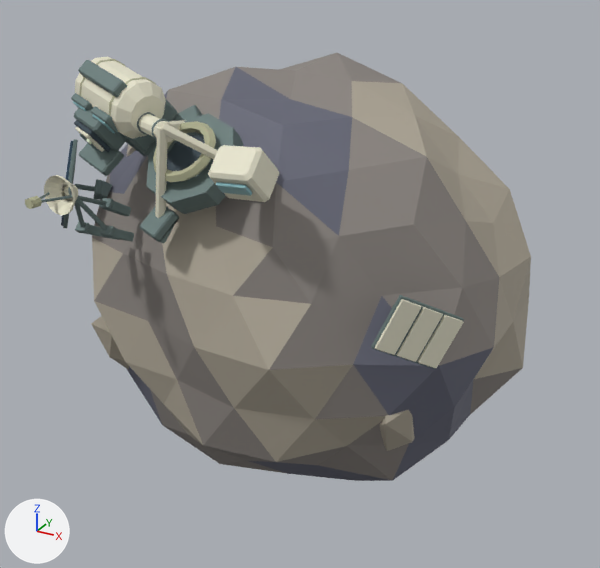
The glTF model apps/web/public/assets/blender/v1/s3/asteroids.glb as it was, and as the next commit left it.
Rendered twice from a 50 mm lens placed at (1.17, -2.1, 1.02), pointed at (0.01, 0.0, -0.03). The lights are fixed; the arrows at lower left show +X, +Y and +Z. The first picture is the older version. Where no turn or scale is listed for an object, it has been applied to the vertices. Vertices at exactly the same position are counted once.

Objects in the first picture: 'S3_asteroids • modeled surfaces'.
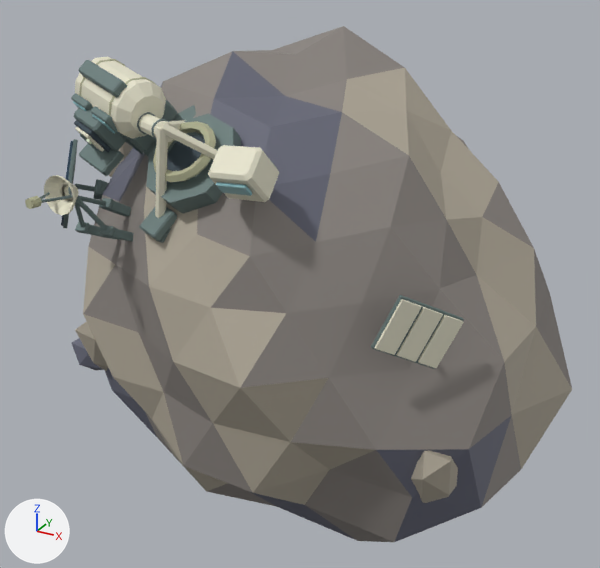
Where the newer file only moved an object's origin or applied its transform, the numbers keep the older frame.

Diff of the bpy script that builds the scene:
```diff
--- a/apps/web/public/assets/blender/v1/s3/asteroids.glb.py
+++ b/apps/web/public/assets/blender/v1/s3/asteroids.glb.py
@@ me_s3_asteroids_cleaved_companion_fragment_mesh_001 @@
 # used by ob_s3_asteroids___modeled_surfaces
-me_s3_asteroids_cleaved_companion_fragment_mesh_001.from_pydata(...)  # 2027 vertices, 3828 faces; spans x -0.1..1.46, y -0.81..0.52, z -0.26..1.09
+me_s3_asteroids_cleaved_companion_fragment_mesh_001.from_pydata(...)  # 2026 vertices, 3824 faces; spans x -0.3..1.6, y -0.81..0.63, z -0.36..1.14
+# me_s3_asteroids_cleaved_companion_fragment_mesh_001 part 1: the loose piece of 12 vertices spanning x -0.1..0.1, y -0.06..0.06, z -0.08..0.08 is moved by (-0.2, 0.01, -0.15)
+# me_s3_asteroids_cleaved_companion_fragment_mesh_001 part 2: the loose piece of 12 vertices spanning x 0.22..0.34, y -0.46..-0.25, z 0.06..0.31 is moved by (-0.04, -0.03, -0.02)
+# me_s3_asteroids_cleaved_companion_fragment_mesh_001 part 3: the loose piece of 12 vertices spanning x 1.17..1.29, y -0.43..-0.21, z 0.02..0.28 is moved by (0.14, -0.08, -0.07)
+# me_s3_asteroids_cleaved_companion_fragment_mesh_001 part 4: the loose piece of 12 vertices spanning x 0.18..0.37, y -0.25..-0.1, z 0.62..0.89 is moved by (-0.02, -0.01, 0.02)
+# me_s3_asteroids_cleaved_companion_fragment_mesh_001 part 5: the loose piece of 162 vertices spanning x 0.03..1.46, y -0.61..0.52, z -0.26..1.07 is rebuilt with 162 vertices and now spans x 0.01..1.6, y -0.71..0.63, z -0.36..1.14
+# other edits to the shape of me_s3_asteroids_cleaved_companion_fragment_mesh_001 do not show in these pictures
 me_s3_asteroids_cleaved_companion_fragment_mesh_001.materials.append(mat_janus_s3_asteroids_terrain_dark)
```

Boxes (x1, y1, x2, y2) around the edits, measured in the pictures (600 x 568 px; the box of a moved part takes in the faces that stretch with it):
'S3_asteroids • modeled surfaces', reshaped (8% wider, 21% taller): before (25, 53, 531, 481); after (25, 26, 572, 542)
part 1 of me_s3_asteroids_cleaved_companion_fragment_mesh_001, moved or reshaped (not visible before): after (71, 338, 104, 371)
part 2 of me_s3_asteroids_cleaved_companion_fragment_mesh_001, moved or reshaped: before (91, 316, 129, 369); after (75, 321, 108, 371)
part 3 of me_s3_asteroids_cleaved_companion_fragment_mesh_001, moved or reshaped: before (379, 409, 414, 451); after (411, 450, 458, 503)
part 4 of me_s3_asteroids_cleaved_companion_fragment_mesh_001, moved or reshaped (mostly hidden): before (126, 144, 135, 157); after (109, 142, 133, 177)
part 5 of me_s3_asteroids_cleaved_companion_fragment_mesh_001, rebuilt (11% wider, 21% taller): before (92, 53, 531, 481); after (83, 26, 572, 542)
